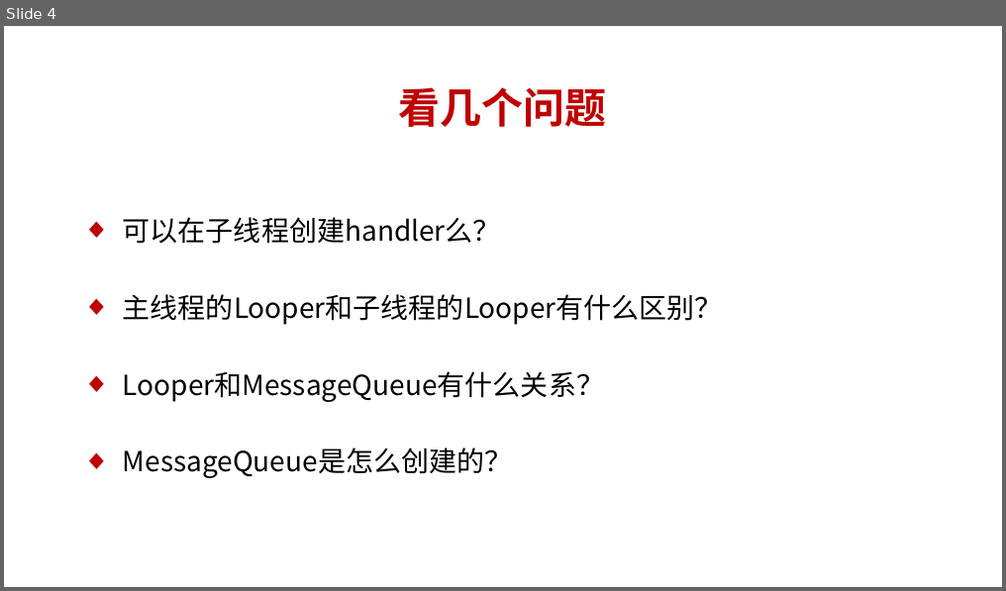
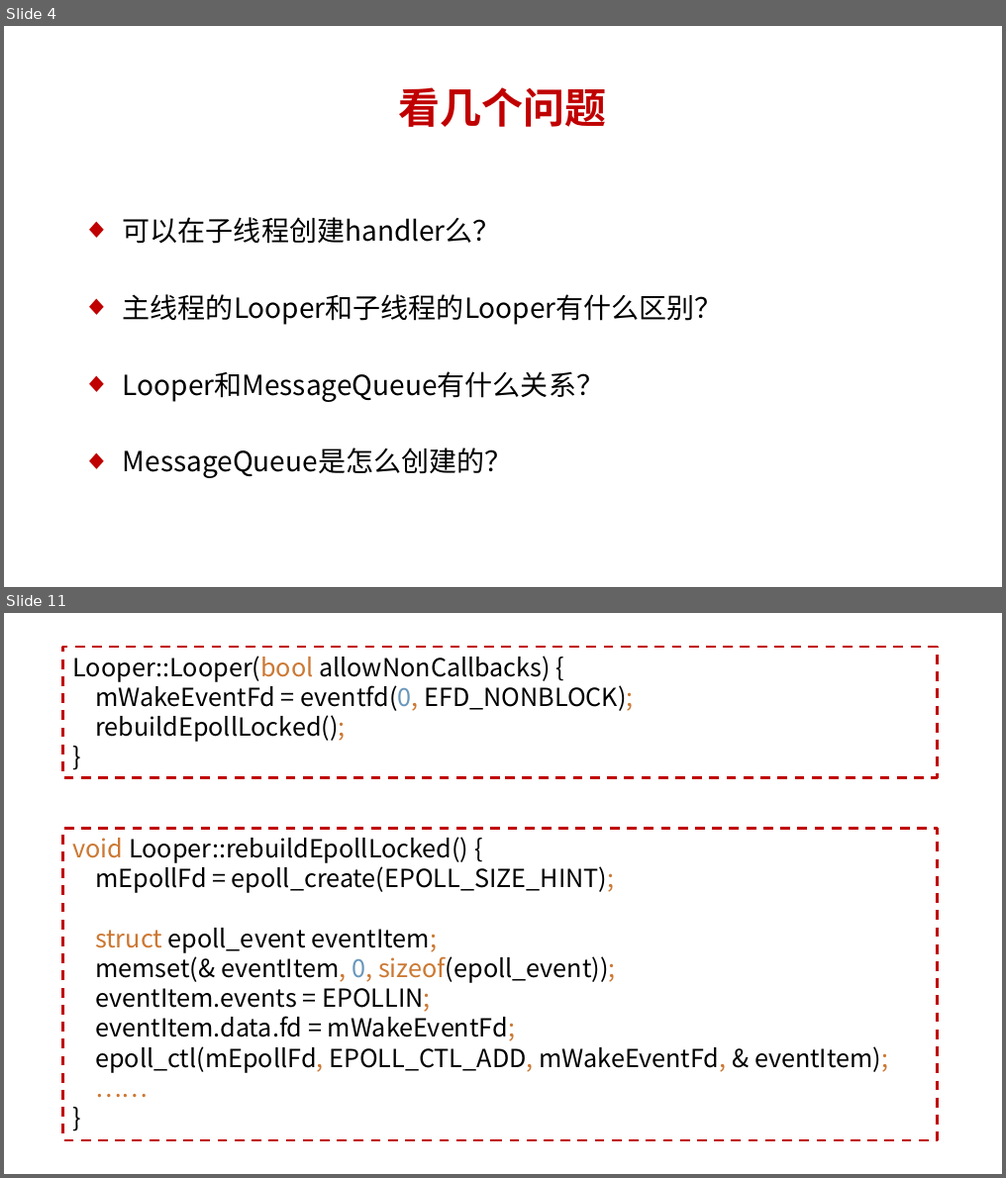
Before and after one commit to dingjikerbo/Android-Interview, a slide deck: Android Framework课程/第10章 线程通信/10.1 说说线程的消息队列是怎么创建的.pptx. Shown one above the other, each under a label of ours: slide 4 before the commit, slides 4 and 11 after it; the slides between them are not shown. The pictures are 1006x591 and 1006x1178 pixels, drawn with LibreOffice and Linux fonts; fonts in the diff are those of the drawing. Boxes give left, top, right and bottom in pixels: in the first picture for what was removed or moved away, otherwise in the second. Text is boxed around its words. In the diff, an @@ line names an element or a change of style, - is before the commit and + after.

```diff
--- a/Android Framework课程/第10章 线程通信/10.1 说说线程的消息队列是怎么创建的.pptx
+++ b/Android Framework课程/第10章 线程通信/10.1 说说线程的消息队列是怎么创建的.pptx
@@ slide 11 added at box(4, 613, 1002, 1174), background #FFFFFF @@
@@ rectangle added at box(62, 647, 937, 777), outline #C00000 1.75 pt dashed, 18 pt, text #000000 @@
+Looper::Looper(bool allowNonCallbacks) {
+mWakeEventFd = eventfd(0, EFD_NONBLOCK);
+rebuildEpollLocked();
+}
@@ rectangle added at box(62, 829, 937, 1141), outline #C00000 1.75 pt dashed, 18 pt, text #000000 @@
+void Looper::rebuildEpollLocked() {
+mEpollFd = epoll_create(EPOLL_SIZE_HINT);
+struct epoll_event eventItem;
+memset(& eventItem, 0, sizeof(epoll_event));
+eventItem.events = EPOLLIN;
+eventItem.data.fd = mWakeEventFd;
+epoll_ctl(mEpollFd, EPOLL_CTL_ADD, mWakeEventFd, & eventItem);
+……
+}
```
Also in this commit, not shown: 1 slide changed, 11 other slides added, 1 slide removed, 11 other files.
